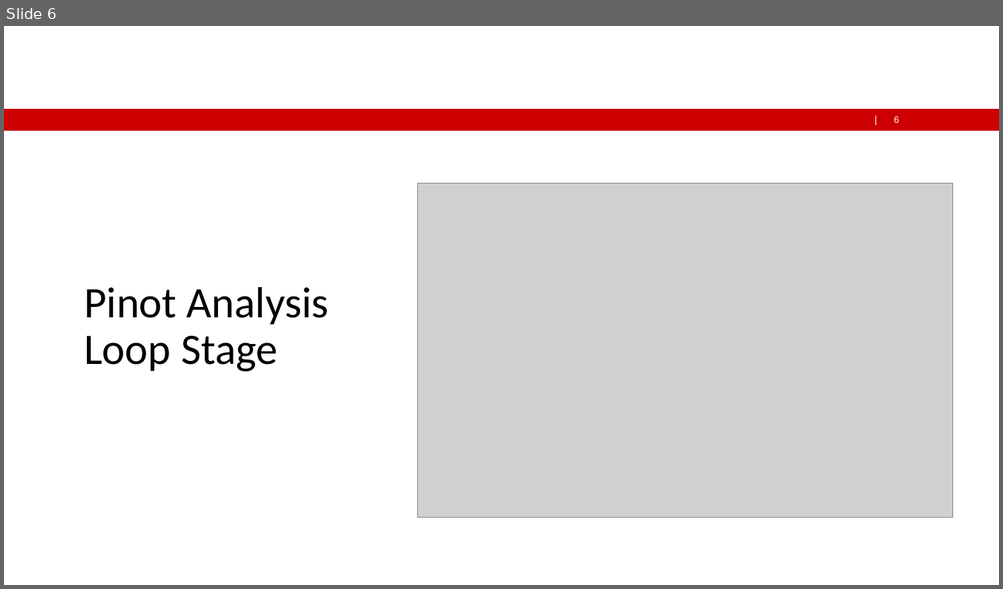
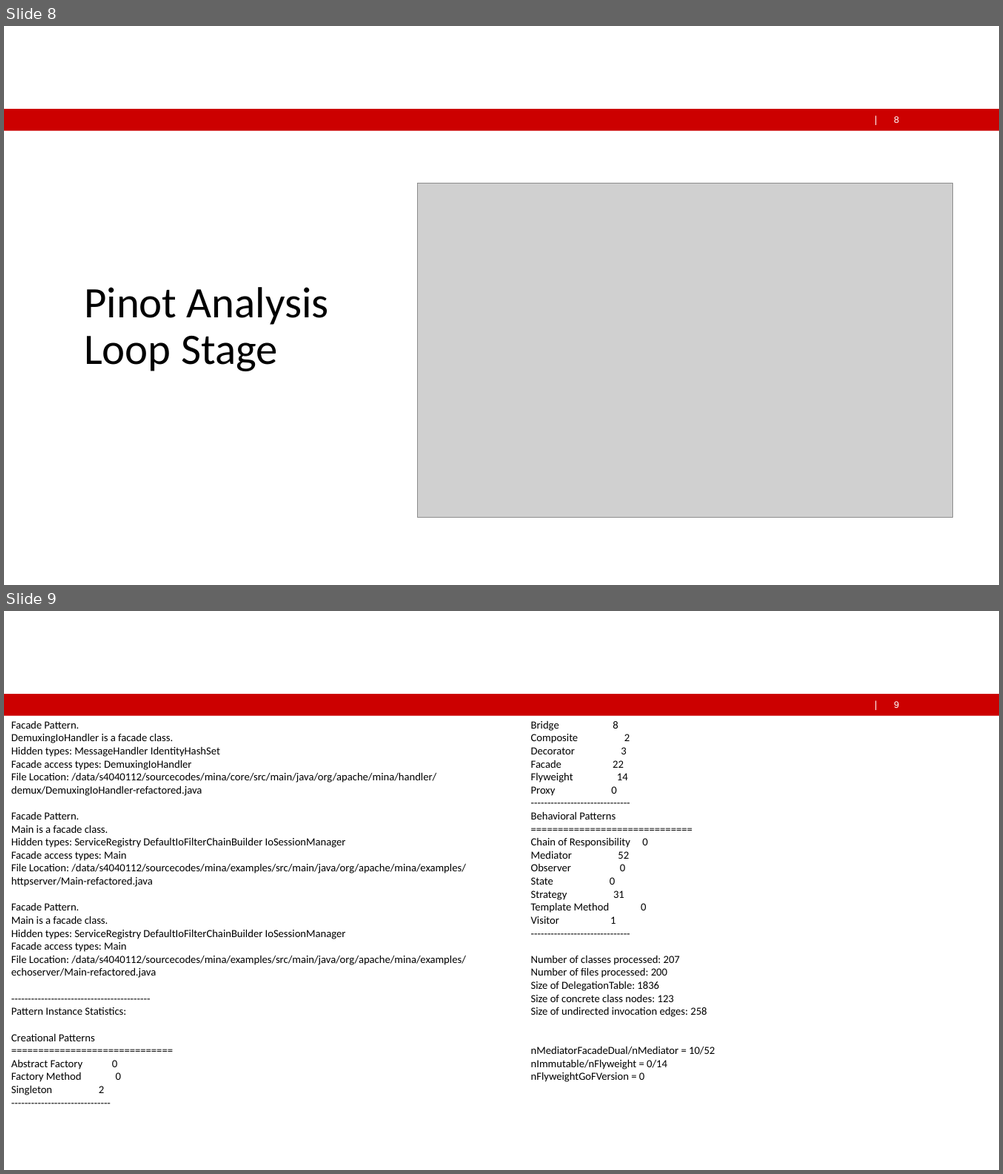
Before and after one commit to FWest98/CS-Software_Maintenance_Evolution-Pacito, a slide deck: Documentation/PACITO_Presentation.pptx. Shown one above the other, each under a label of ours: slide 6 before the commit, slides 8 and 9 after it. The pictures are 1003x589 and 1003x1174 pixels, drawn with LibreOffice and Linux fonts; fonts in the diff are those of the drawing; grey boxes stand for pictures; background and template pictures are left out. Boxes give left, top, right and bottom in pixels: in the first picture for what was removed or moved away, otherwise in the second. Text is boxed around its words. In the diff, an @@ line names an element or a change of style, - is before the commit and + after.

```diff
--- a/Documentation/PACITO_Presentation.pptx
+++ b/Documentation/PACITO_Presentation.pptx
@@ slide 9 added at <box>4,611,999,1170</box>, background #FFFFFF; not listed: 5 template elements that a slide beside it also shows @@
@@ text added at <box>11,721,714,1096</box>, 10.5 pt, text #000000 @@
+Facade Pattern.
+DemuxingIoHandler is a facade class.
+Hidden types: MessageHandler IdentityHashSet
+Facade access types: DemuxingIoHandler
+File Location: /data/s4040112/sourcecodes/mina/core/src/main/java/org/apache/mina/handler/demux/DemuxingIoHandler-refactored.java
+Facade Pattern.
+Main is a facade class.
+Hidden types: ServiceRegistry DefaultIoFilterChainBuilder IoSessionManager
+Facade access types: Main
+File Location: /data/s4040112/sourcecodes/mina/examples/src/main/java/org/apache/mina/examples/httpserver/Main-refactored.java
+Facade Pattern.
+Main is a facade class.
+Hidden types: ServiceRegistry DefaultIoFilterChainBuilder IoSessionManager
+Facade access types: Main
+File Location: /data/s4040112/sourcecodes/mina/examples/src/main/java/org/apache/mina/examples/echoserver/Main-refactored.java
+------------------------------------------
+Pattern Instance Statistics:
+Creational Patterns
+==============================
+Abstract Factory 0
+Factory Method 0
+Singleton 2
+------------------------------
+Structural Patterns
+==============================
+Adapter 12
+Bridge 8
+Composite 2
+Decorator 3
+Facade 22
+Flyweight 14
+Proxy 0
+------------------------------
+Behavioral Patterns
+==============================
+Chain of Responsibility 0
+Mediator 52
+Observer 0
+State 0
+Strategy 31
+Template Method 0
+Visitor 1
+------------------------------
+Number of classes processed: 207
+Number of files processed: 200
+Size of DelegationTable: 1836
+Size of concrete class nodes: 123
+Size of undirected invocation edges: 258
+nMediatorFacadeDual/nMediator = 10/52
+nImmutable/nFlyweight = 0/14
+nFlyweightGoFVersion = 0
@@ what was slide 6 is now slide 8 @@
```
Also in this commit, not shown: 3 slides changed, 4 other slides added, 2 slides removed, 2 other files.
